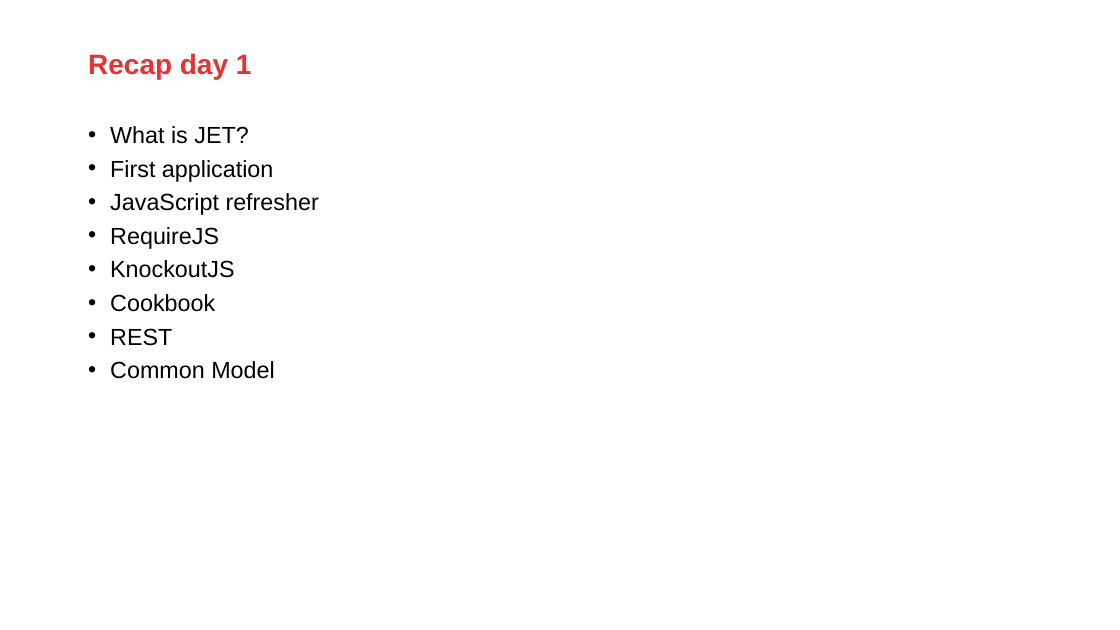
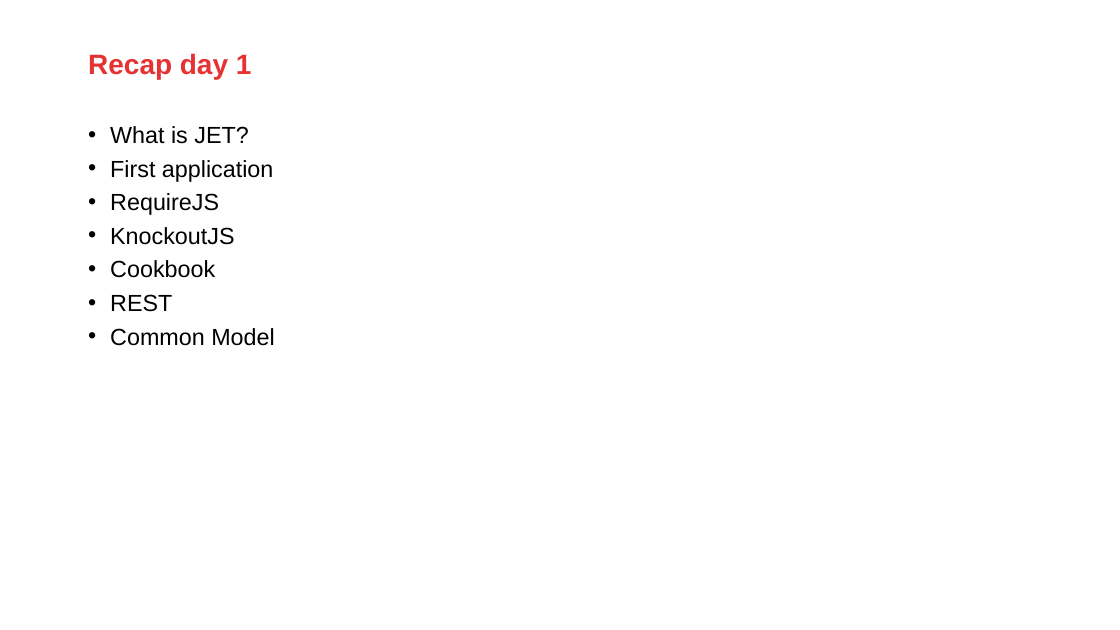
Before and after one commit to jeroenRX/AmisJetTraining, a slide deck: slide 41 of OracleJET_TalentLaunch.pptx (slide 72 before the commit). Drawn at 1120x630 pixels with LibreOffice and Linux fonts; fonts in the diff are those of the drawing; background and template pictures are left out. Boxes give left, top, right and bottom in pixels: in the first picture for what was removed or moved away, otherwise in the second. Text is boxed around its words. In the diff, an @@ line names an element or a change of style, - is before the commit and + after.

```diff
--- a/OracleJET_TalentLaunch.pptx
+++ b/OracleJET_TalentLaunch.pptx
@@ text at [110,193,319,215]: paragraph removed @@
-• JavaScript refresher
```
Also in this commit, not shown: 12 other slides changed, 35 slides removed, 1 other file.
